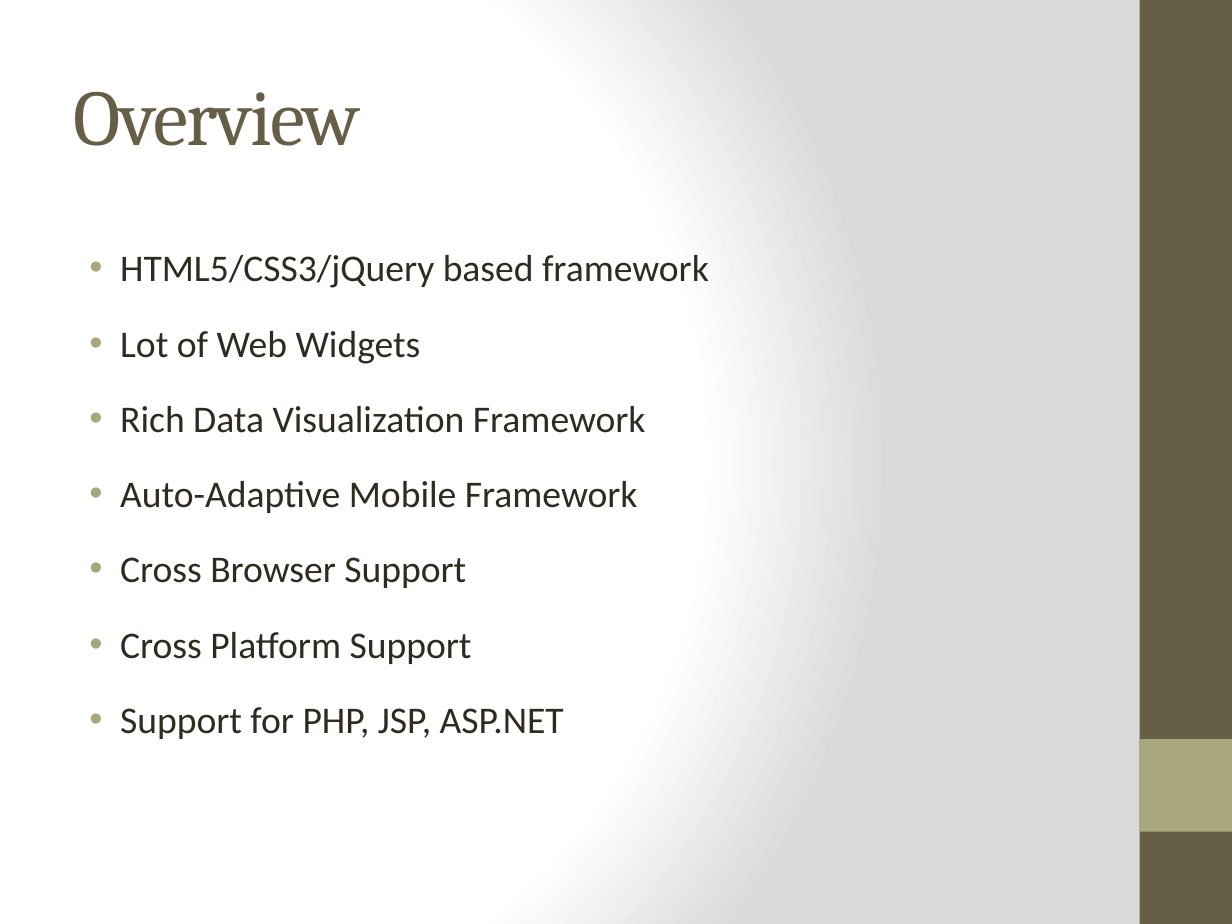
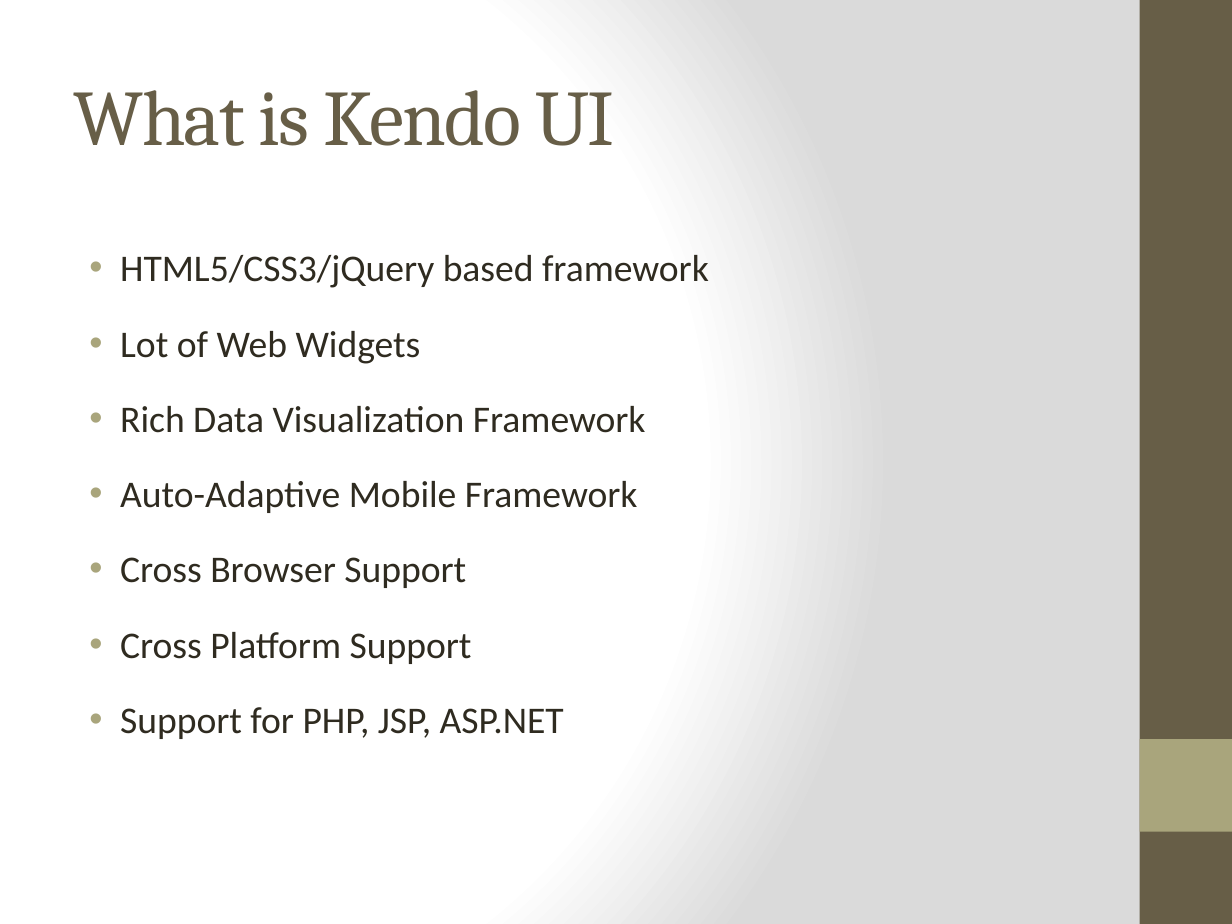
Before and after one commit to amaldevv/kendo-ui, a slide deck: slide 4 of Mar/kendo-ui/src/day 1/Kendo UI - Day 1.pptx. Drawn at 1232x924 pixels with LibreOffice and Linux fonts; fonts in the diff are those of the drawing. Boxes give left, top, right and bottom in pixels: in the first picture for what was removed or moved away, otherwise in the second. Text is boxed around its words. In the diff, an @@ line names an element or a change of style, - is before the commit and + after.

```diff
--- a/Mar/kendo-ui/src/day 1/Kendo UI - Day 1.pptx
+++ b/Mar/kendo-ui/src/day 1/Kendo UI - Day 1.pptx
@@ title at (x1=74, y1=90, x2=615, y2=146): text changed @@
-Overview
+What is Kendo UI
```
Also in this commit, not shown: 5 other slides changed, 4 slides added, 9 other files.
